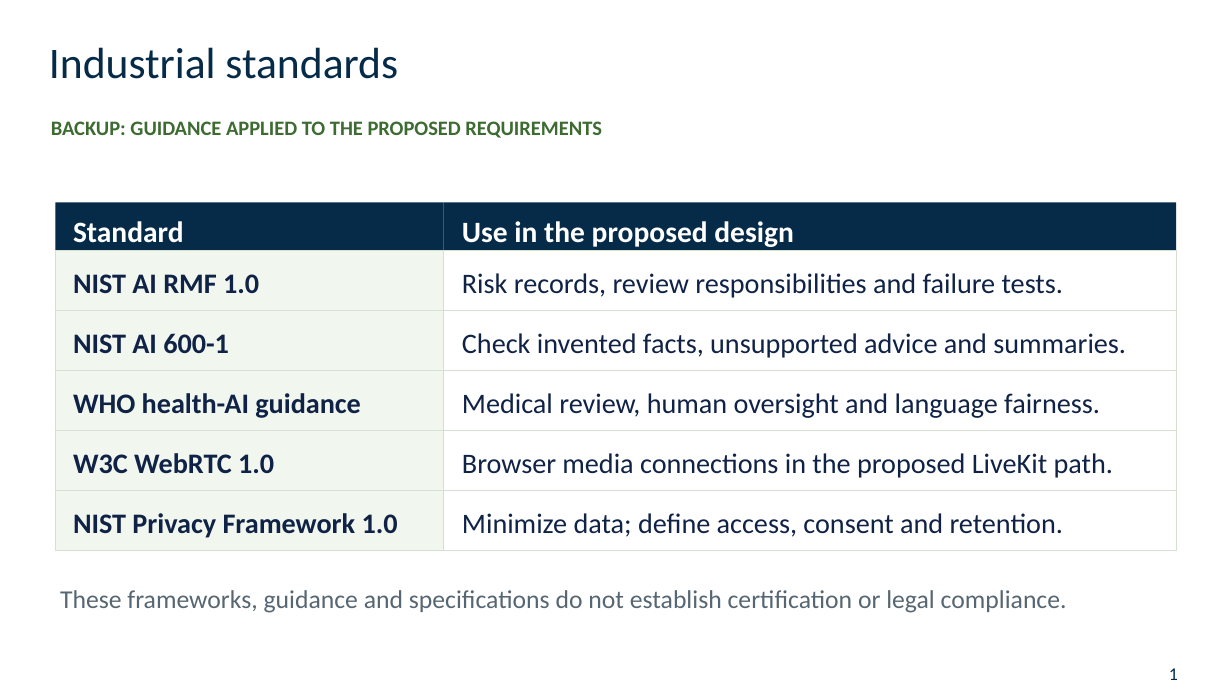
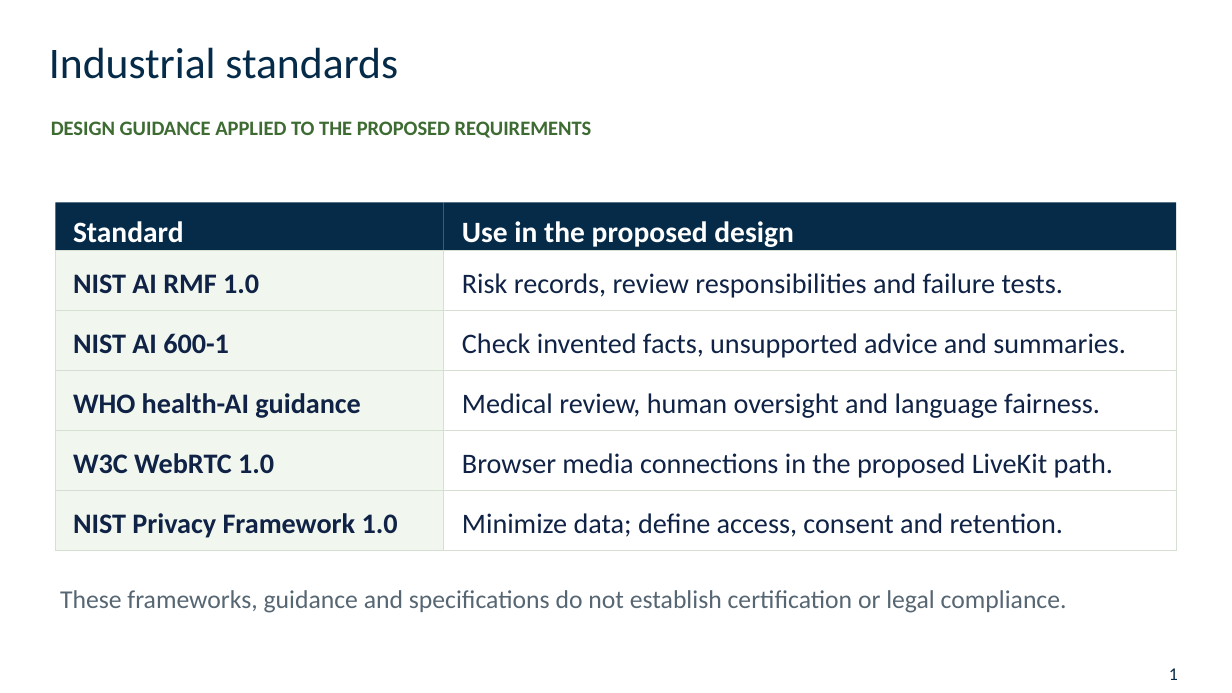
Before and after one commit to 3bdoo04/Uni-Grad, a slide deck: slide 1 of Review/Presentation/Uni-Grad - Appendix.pptx. Drawn at 1232x693 pixels with LibreOffice and Linux fonts; fonts in the diff are those of the drawing; background and template pictures are left out. Boxes give left, top, right and bottom in pixels: in the first picture for what was removed or moved away, otherwise in the second. Text is boxed around its words. In the diff, an @@ line names an element or a change of style, - is before the commit and + after.

```diff
--- a/Review/Presentation/Uni-Grad - Appendix.pptx
+++ b/Review/Presentation/Uni-Grad - Appendix.pptx
@@ text at [51, 121, 592, 138]: text changed @@
-BACKUP: GUIDANCE APPLIED TO THE PROPOSED REQUIREMENTS
+DESIGN GUIDANCE APPLIED TO THE PROPOSED REQUIREMENTS
```
Also in this commit, not shown: 1 other slide changed, 46 other files.
